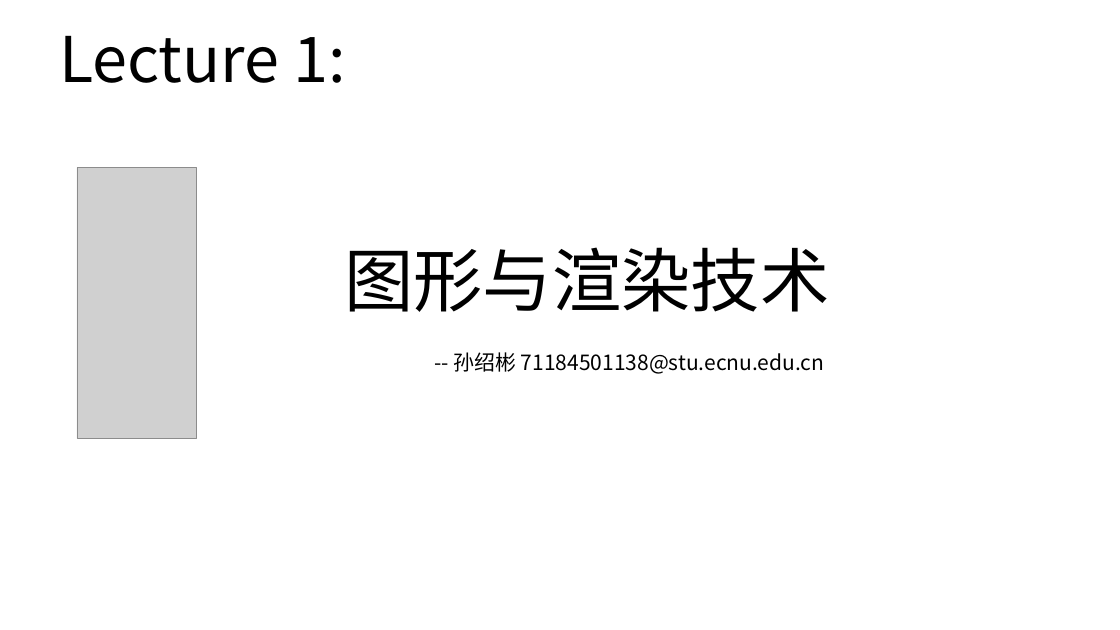
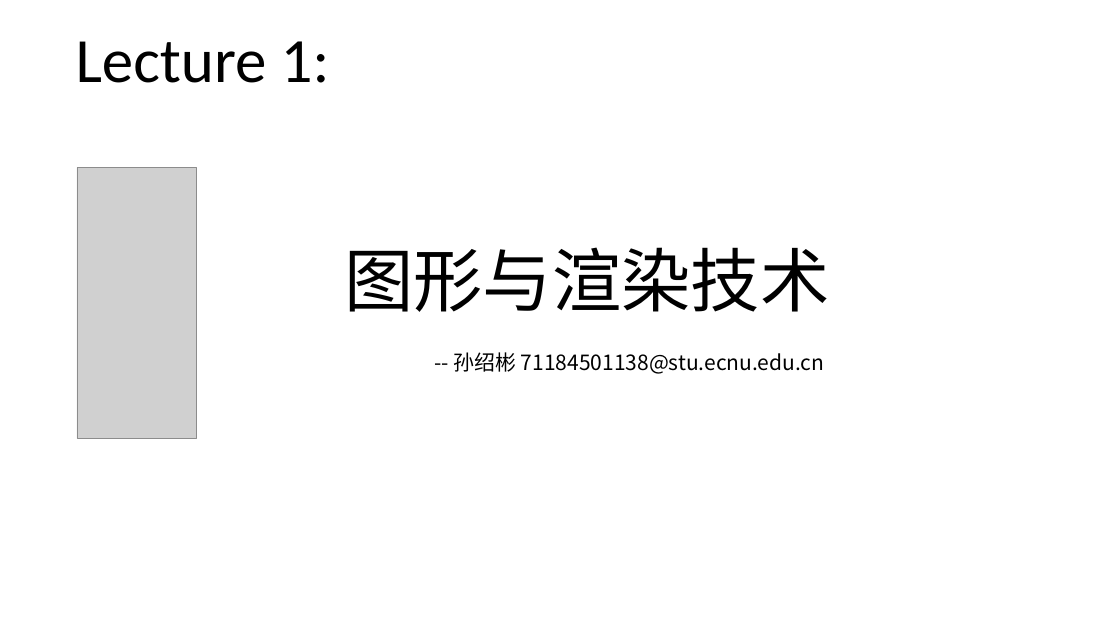
Before and after one commit to sunshaobin/graphical-course, a slide deck: slide 1 of courseware-materials/lecture1/graphical-course-lecture1.pptx. Drawn at 1120x630 pixels with LibreOffice and Linux fonts; fonts in the diff are those of the drawing; grey boxes stand for pictures. Boxes give left, top, right and bottom in pixels: in the first picture for what was removed or moved away, otherwise in the second. Text is boxed around its words. In the diff, an @@ line names an element or a change of style, - is before the commit and + after.

```diff
--- a/courseware-materials/lecture1/graphical-course-lecture1.pptx
+++ b/courseware-materials/lecture1/graphical-course-lecture1.pptx
@@ text "Lecture 1:" at (x1=76, y1=41, x2=330, y2=83): font Noto Sans CJK SC to Calibri @@
```
